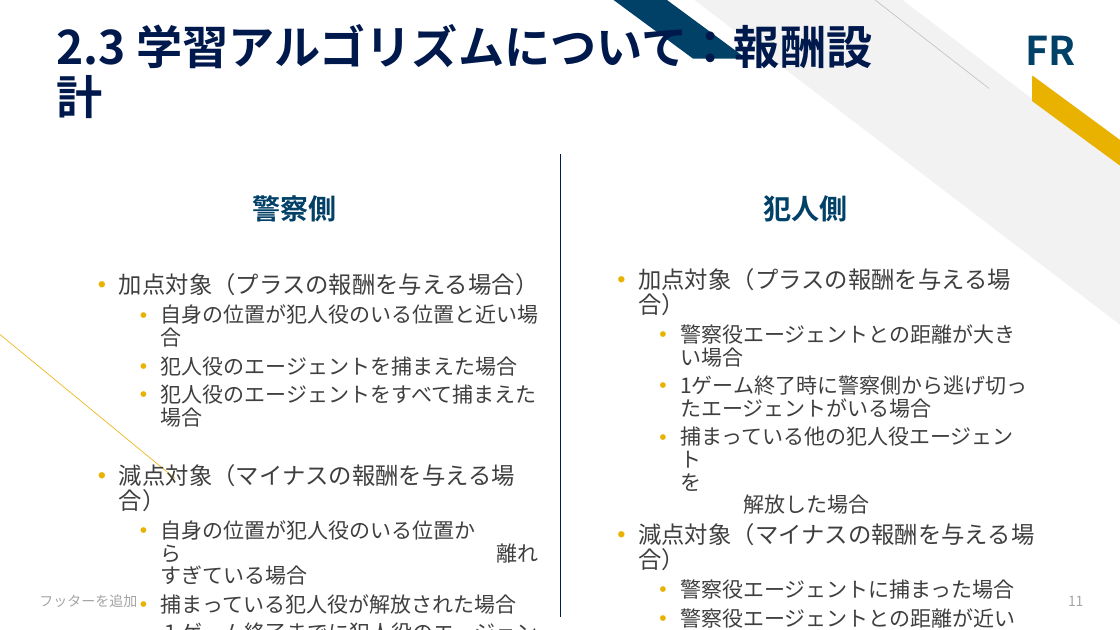
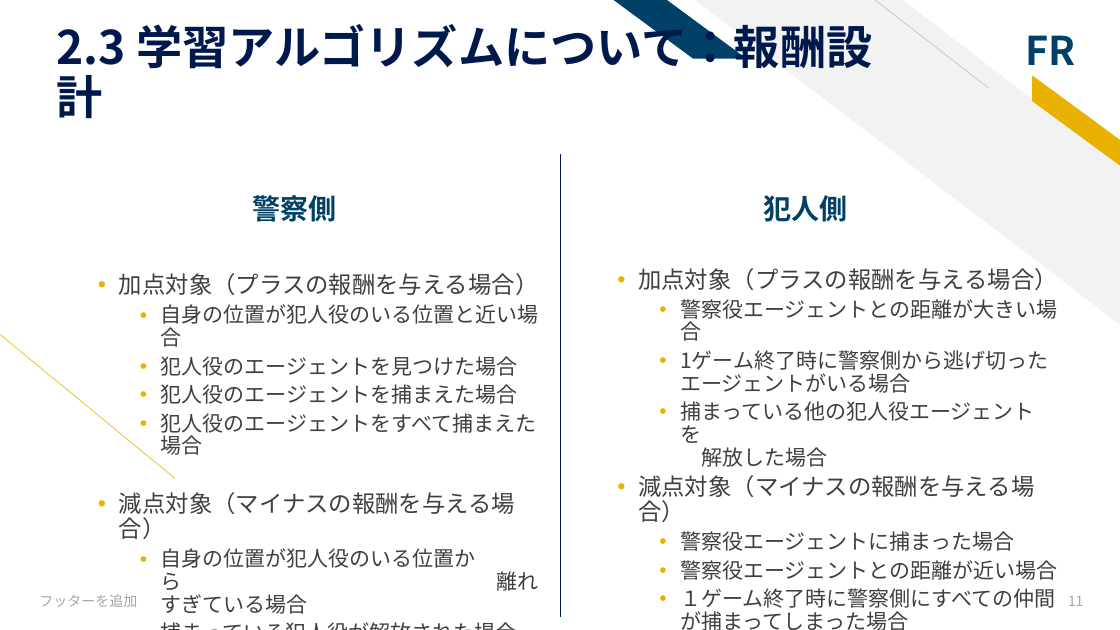
Before and after one commit to tsyu12345/NU-GraduateReport, a slide deck: slide 11 of 卒業研究最終発表.pptx. Drawn at 1120x630 pixels with LibreOffice and Linux fonts; fonts in the diff are those of the drawing. Boxes give left, top, right and bottom in pixels: in the first picture for what was removed or moved away, otherwise in the second. Text is boxed around its words. In the diff, an @@ line names an element or a change of style, - is before the commit and + after.

Commit message:
各エージェントの距離による報酬設計を修正。ある閾値により判定することにした。

```diff
--- a/卒業研究最終発表.pptx
+++ b/卒業研究最終発表.pptx
@@ text "加点対象（プラスの報酬を与える場合）" rewrapped from (638, 268, 1034, 628) to (638, 268, 1058, 580) @@
@@ text at (161, 356, 518, 376): paragraph added @@
+    • 犯人役のエージェントを見つけた場合
```
Also in this commit, not shown: 3 other slides changed, 1 slide removed, 19 other files.
